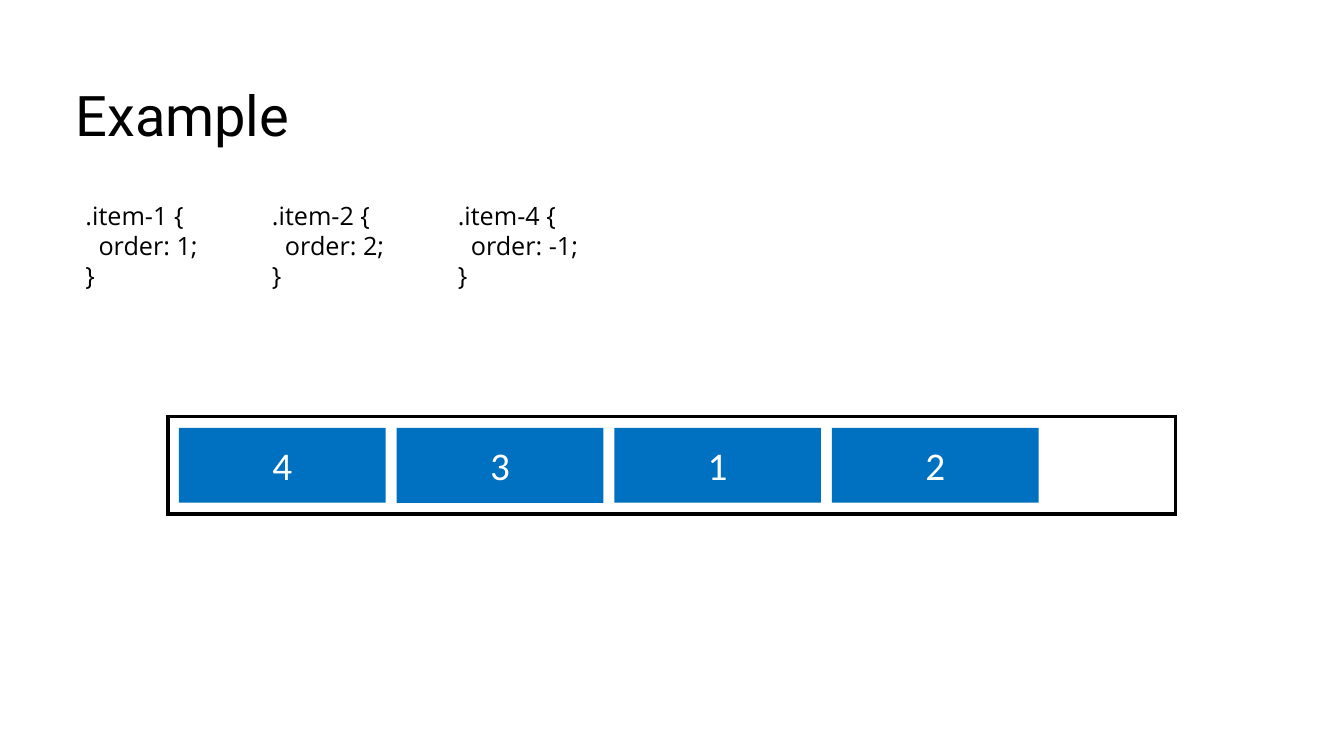
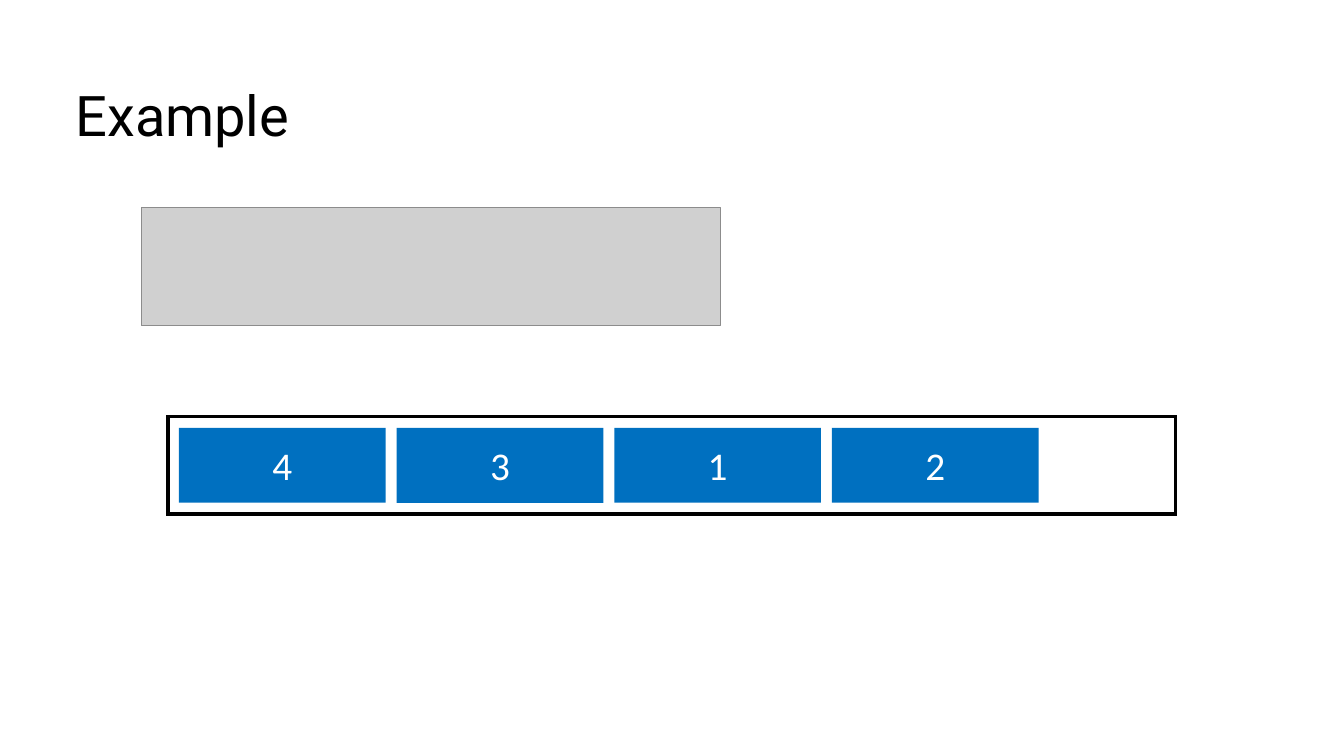
Before and after one commit to RostyslavSynenko/Lv-469.NodeJS, a slide deck: slide 38 of presentations/Flexbox.pptx (slide 37 before the commit). Drawn at 1344x756 pixels with LibreOffice and Linux fonts; fonts in the diff are those of the drawing; grey boxes stand for pictures; background and template pictures are left out. Boxes give left, top, right and bottom in pixels: in the first picture for what was removed or moved away, otherwise in the second. Text is boxed around its words. In the diff, an @@ line names an element or a change of style, - is before the commit and + after.

```diff
--- a/presentations/Flexbox.pptx
+++ b/presentations/Flexbox.pptx
@@ text removed at [85,206,198,259] @@
-.item-1 {
-order: 1;
-}
@@ picture added at [141,208,720,327] @@
@@ text removed at [272,206,384,259] @@
-.item-2 {
-order: 2;
-}
@@ text removed at [458,206,578,259] @@
-.item-4 {
-order: -1;
-}
```
Also in this commit, not shown: 2 other slides changed, 2 slides added, 1 slide removed.
